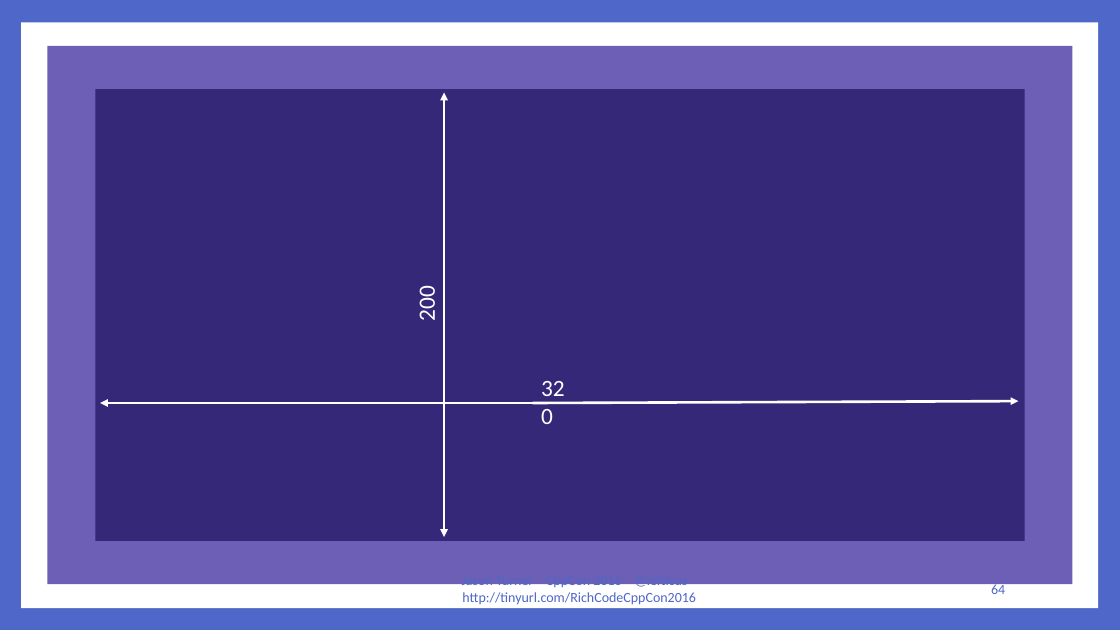
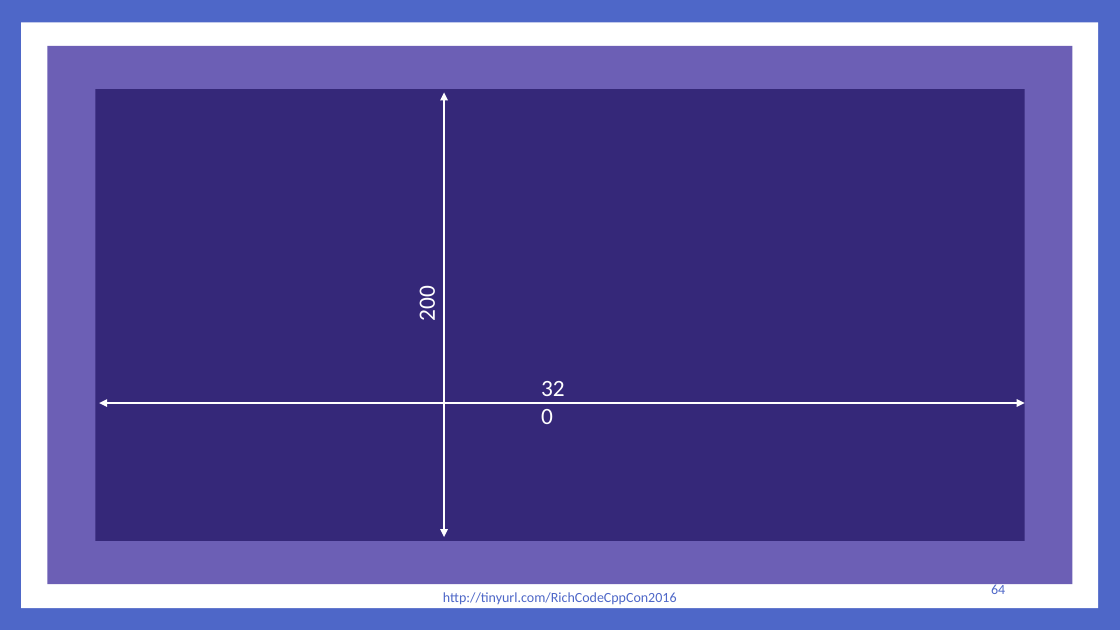
Before and after one commit to lefticus/presentations, a slide deck: slide 64 of RichCodeForTinyMachines/Rich Code For Tiny Computers.pptx. Drawn at 1120x630 pixels with LibreOffice and Linux fonts; fonts in the diff are those of the drawing. Boxes give left, top, right and bottom in pixels: in the first picture for what was removed or moved away, otherwise in the second. Text is boxed around its words. In the diff, an @@ line names an element or a change of style, - is before the commit and + after.

Commit message:
More tweaks

```diff
--- a/RichCodeForTinyMachines/Rich Code For Tiny Computers.pptx
+++ b/RichCodeForTinyMachines/Rich Code For Tiny Computers.pptx
@@ arrow moved from (533, 403) - (1019, 402) to (1025, 403) - (99, 403) @@
@@ arrow (1025, 403) - (99, 403): arrow to double arrow @@
@@ text at [443,592,677,605]: text changed @@
-Jason Turner CppCon 2016 @lefticus http://tinyurl.com/RichCodeCppCon2016
+http://tinyurl.com/RichCodeCppCon2016
```
Also in this commit, not shown: 64 other slides changed, 4 slides added, 4 slides removed.
